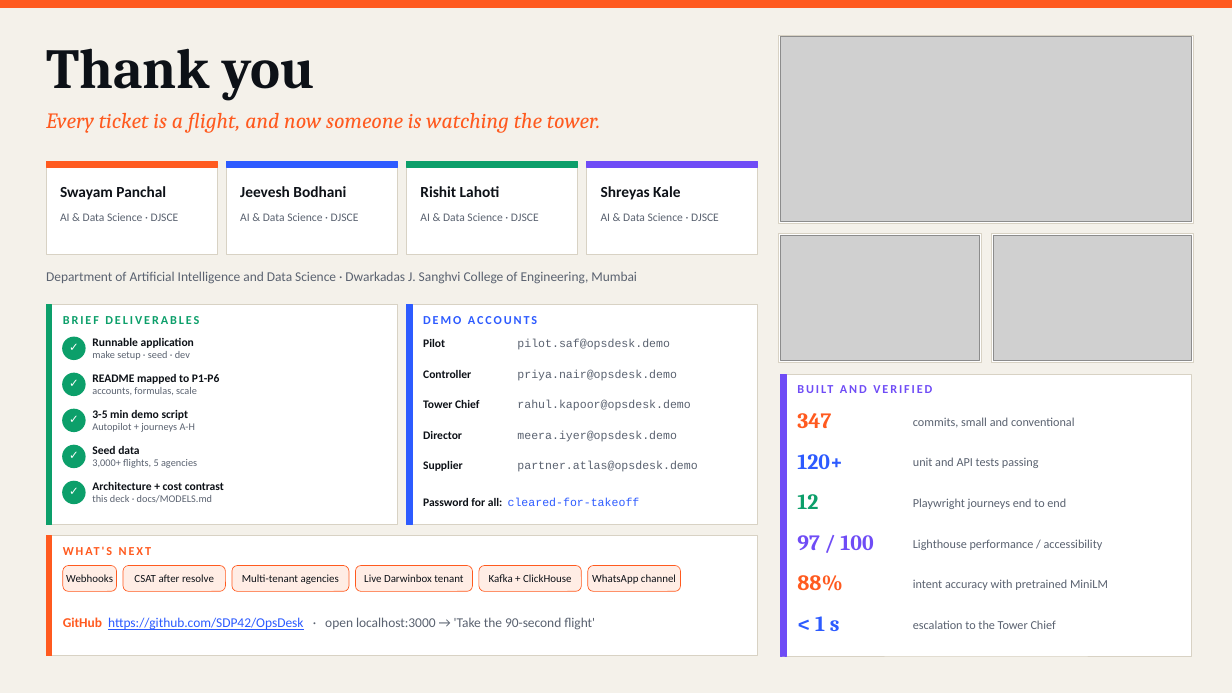
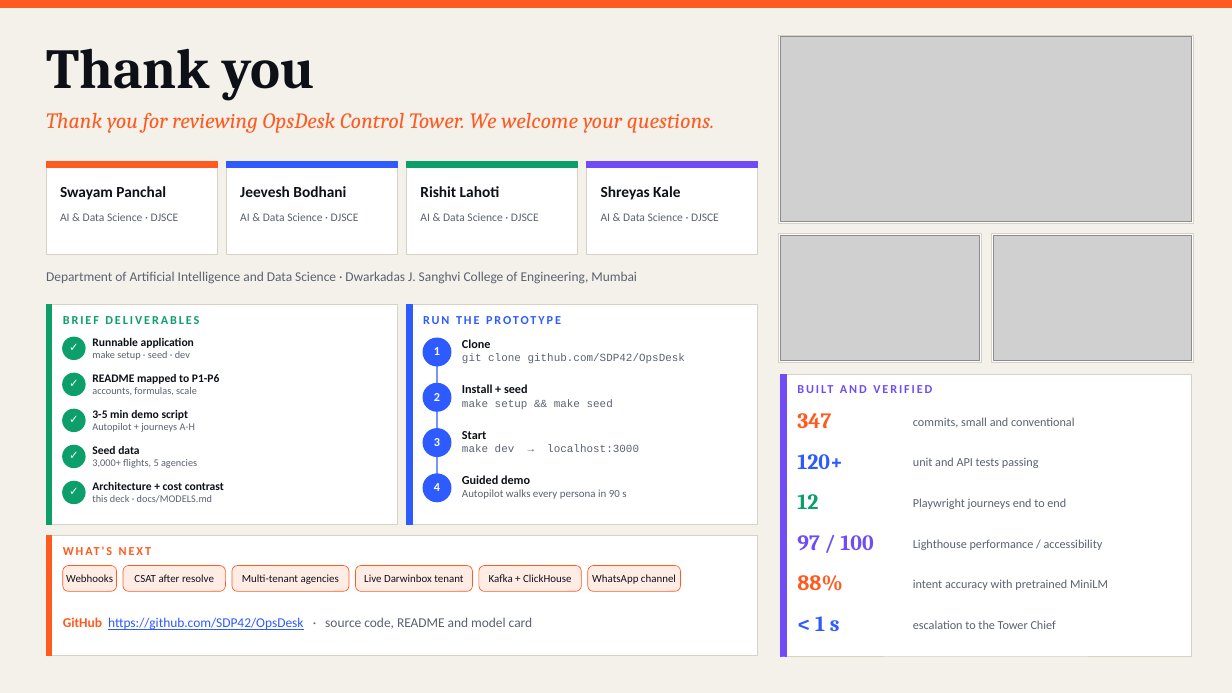
Before and after one commit to SDP42/OpsDesk, a slide deck: slide 4 of docs/presentation/OpsDesk_Idea_Submission.pptx. Drawn at 1232x693 pixels with LibreOffice and Linux fonts; fonts in the diff are those of the drawing; grey boxes stand for pictures. Boxes give left, top, right and bottom in pixels: in the first picture for what was removed or moved away, otherwise in the second. Text is boxed around its words. In the diff, an @@ line names an element or a change of style, - is before the commit and + after.

```diff
--- a/docs/presentation/OpsDesk_Idea_Submission.pptx
+++ b/docs/presentation/OpsDesk_Idea_Submission.pptx
@@ text at (x1=46, y1=113, x2=714, y2=133): text changed @@
-Every ticket is a flight, and now someone is watching the tower.
+Thank you for reviewing OpsDesk Control Tower. We welcome your questions.
@@ text at (x1=423, y1=316, x2=561, y2=324): text changed @@
-DEMO ACCOUNTS
+RUN THE PROTOTYPE
@@ text removed at (x1=423, y1=339, x2=445, y2=347) @@
-Pilot
@@ ellipse added at (x1=423, y1=338, x2=451, y2=366), fill #2D5BFF, outline #2D5BFF 1 pt @@
@@ text added at (x1=434, y1=347, x2=440, y2=355), 9.5 pt, text #FFFFFF, bold @@
+1
@@ text added at (x1=462, y1=339, x2=685, y2=363), 8.5 pt, text #5A6270 @@
+Clone
+git clone github.com/SDP42/OpsDesk
@@ text removed at (x1=517, y1=339, x2=670, y2=350) @@
-pilot.saf@opsdesk.demo
@@ text removed at (x1=423, y1=370, x2=471, y2=378) @@
-Controller
@@ ellipse added at (x1=423, y1=384, x2=451, y2=411), fill #2D5BFF, outline #2D5BFF 1 pt @@
@@ line added from (437, 366) to (437, 384), #2D5BFF 1 pt @@
@@ text added at (x1=462, y1=384, x2=613, y2=409), 8.5 pt, text #5A6270 @@
+Install + seed
+make setup && make seed
@@ text removed at (x1=517, y1=370, x2=677, y2=381) @@
-priya.nair@opsdesk.demo
@@ text removed at (x1=423, y1=400, x2=480, y2=408) @@
-Tower Chief
@@ text added at (x1=434, y1=393, x2=440, y2=401), 9.5 pt, text #FFFFFF, bold @@
+2
@@ line added from (437, 411) to (437, 429), #2D5BFF 1 pt @@
@@ text removed at (x1=517, y1=400, x2=690, y2=411) @@
-rahul.kapoor@opsdesk.demo
@@ text removed at (x1=423, y1=431, x2=462, y2=439) @@
-Director
@@ ellipse added at (x1=423, y1=429, x2=451, y2=457), fill #2D5BFF, outline #2D5BFF 1 pt @@
@@ text added at (x1=434, y1=438, x2=440, y2=446), 9.5 pt, text #FFFFFF, bold @@
+3
@@ text added at (x1=462, y1=431, x2=639, y2=452), 8.5 pt, text #5A6270 @@
+Start
+make dev → localhost:3000
@@ text removed at (x1=517, y1=431, x2=677, y2=442) @@
-meera.iyer@opsdesk.demo
@@ text removed at (x1=423, y1=461, x2=463, y2=471) @@
-Supplier
@@ ellipse added at (x1=423, y1=474, x2=451, y2=502), fill #2D5BFF, outline #2D5BFF 1 pt @@
@@ line added from (437, 457) to (437, 474), #2D5BFF 1 pt @@
@@ text added at (x1=462, y1=475, x2=626, y2=499), 8.5 pt, text #5A6270 @@
+Guided demo
+Autopilot walks every persona in 90 s
@@ text removed at (x1=517, y1=461, x2=697, y2=472) @@
-partner.atlas@opsdesk.demo
@@ text removed at (x1=423, y1=498, x2=640, y2=506) @@
-Password for all: cleared-for-takeoff
@@ text added at (x1=434, y1=483, x2=440, y2=491), 9.5 pt, text #FFFFFF, bold @@
+4
@@ text at (x1=63, y1=617, x2=533, y2=630): text changed; text colour #5A6270 to #2D5BFF @@
-GitHub https://github.com/SDP42/OpsDesk · open localhost:3000 → 'Take the 90-second flight'
+GitHub https://github.com/SDP42/OpsDesk · source code, README and model card
```
Also in this commit, not shown: 1 other slide changed.
